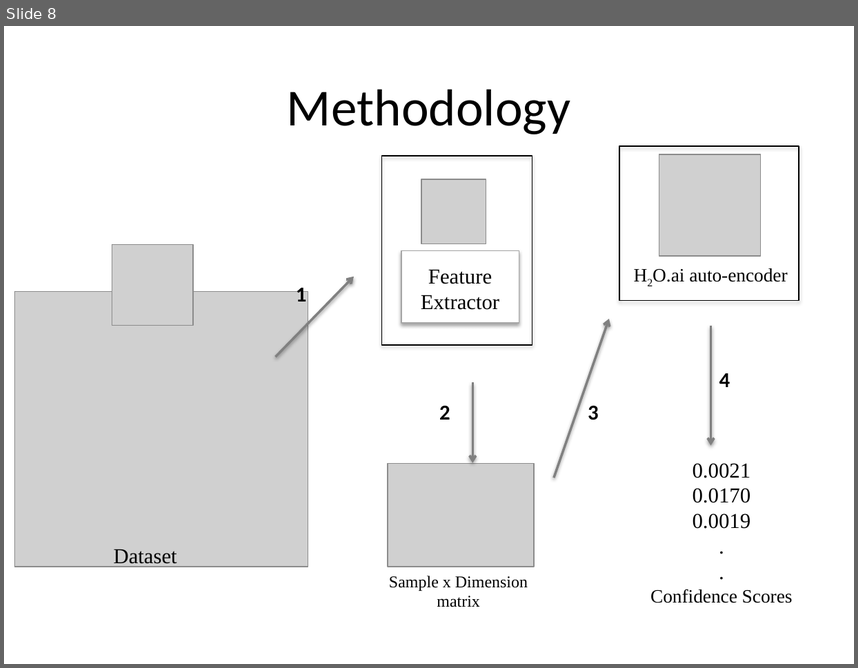
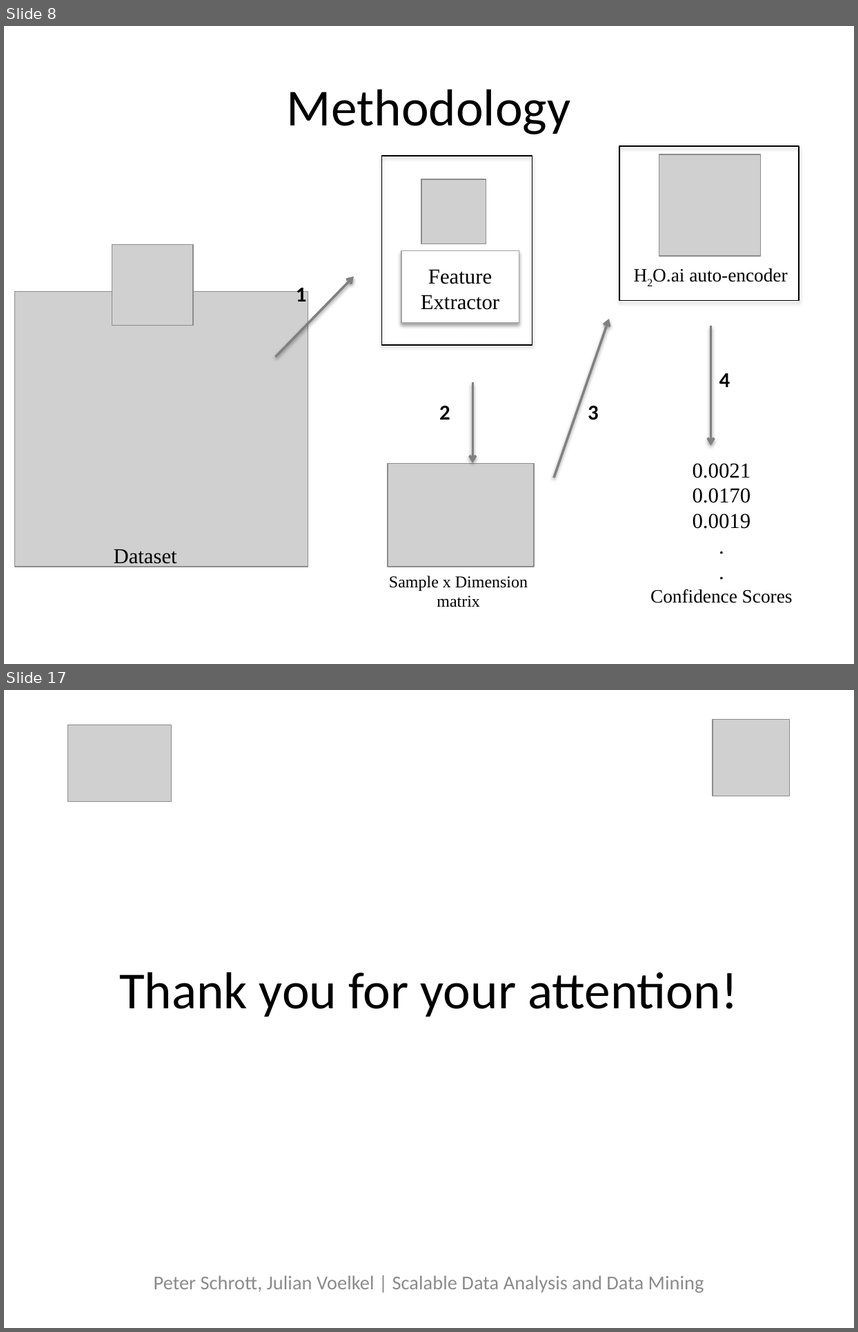
Before and after one commit to peterschrott/axa-driver-telematics, a slide deck: report/02-presentation/presentation.pptx. Shown one above the other, each under a label of ours: slide 8 before the commit, slides 8 and 17 after it; the slides between them are not shown. The pictures are 858x668 and 858x1332 pixels, drawn with LibreOffice and Linux fonts; fonts in the diff are those of the drawing; grey boxes stand for pictures. Boxes give left, top, right and bottom in pixels: in the first picture for what was removed or moved away, otherwise in the second. Text is boxed around its words. In the diff, an @@ line names an element or a change of style, - is before the commit and + after.

```diff
--- a/report/02-presentation/presentation.pptx
+++ b/report/02-presentation/presentation.pptx
@@ slide 17 added at (4, 690, 854, 1328), background #FFFFFF @@
@@ picture added at (67, 725, 172, 801) @@
@@ picture added at (713, 719, 789, 796) @@
@@ title added at (119, 972, 737, 1016), 44 pt, text #000000 @@
+Thank you for your attention!
@@ subtitle added at (154, 1275, 704, 1292), 16.6 pt, text #8C8C8C @@
+Peter Schrott, Julian Voelkel | Scalable Data Analysis and Data Mining
```
Also in this commit, not shown: 1 slide changed, 8 other slides added, 1 slide removed.
